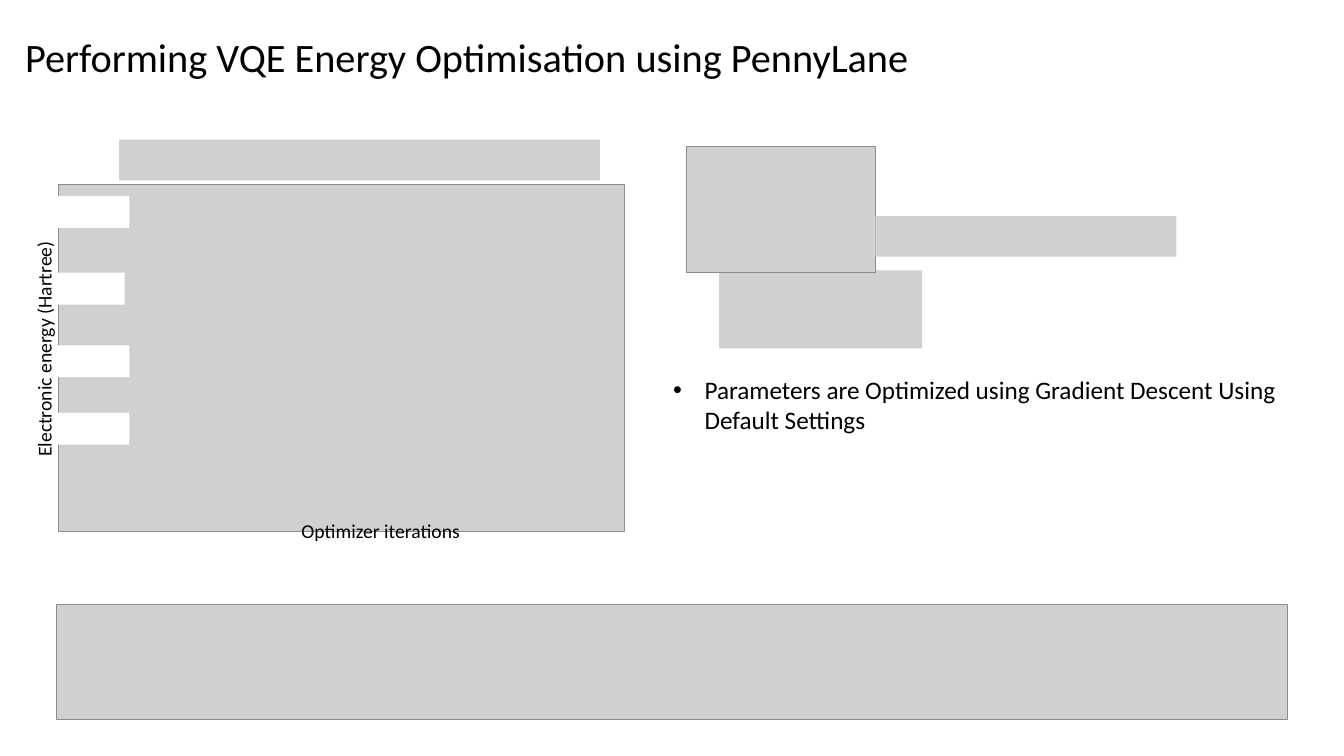
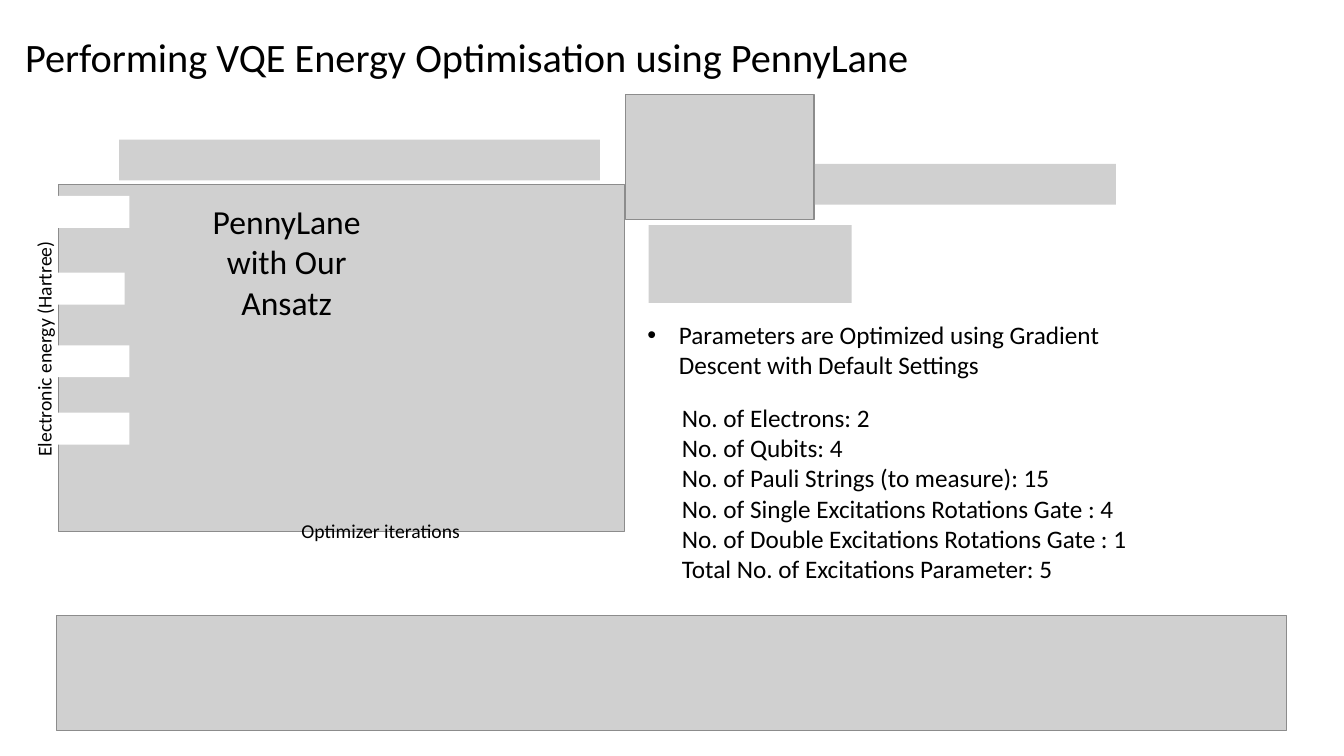
Before and after one commit to cheechonghian/Qanything_Chem_Project_Final, a slide deck: slide 4 of Qanything Results Presentation.pptx. Drawn at 1344x756 pixels with LibreOffice and Linux fonts; fonts in the diff are those of the drawing; grey boxes stand for pictures. Boxes give left, top, right and bottom in pixels: in the first picture for what was removed or moved away, otherwise in the second. Text is boxed around its words. In the diff, an @@ line names an element or a change of style, - is before the commit and + after.

```diff
--- a/Qanything Results Presentation.pptx
+++ b/Qanything Results Presentation.pptx
@@ picture: place and size @@
-picture at bbox=[688, 147, 876, 273]
+picture at bbox=[626, 95, 815, 221]
@@ picture added at bbox=[815, 164, 1116, 205] @@
@@ text added at bbox=[213, 212, 361, 316], 24 pt, text #000000 @@
+PennyLane with Our Ansatz
@@ picture added at bbox=[648, 225, 851, 302] @@
@@ picture removed at bbox=[876, 216, 1178, 256] @@
@@ picture removed at bbox=[719, 270, 922, 348] @@
@@ text at bbox=[679, 326, 1099, 379]: text changed @@
-• Parameters are Optimized using Gradient Descent Using Default Settings
+• Parameters are Optimized using Gradient Descent with Default Settings
@@ text added at bbox=[682, 409, 1126, 579], 18 pt, text #000000 @@
+No. of Electrons: 2
+No. of Qubits: 4
+No. of Pauli Strings (to measure): 15
+No. of Single Excitations Rotations Gate : 4
+No. of Double Excitations Rotations Gate : 1
+Total No. of Excitations Parameter: 5
@@ picture: place and size @@
-picture at bbox=[56, 605, 1288, 720]
+picture at bbox=[56, 615, 1288, 730]
```
Also in this commit, not shown: 8 other slides changed, 3 slides added, 2 slides removed, 1 other file.
